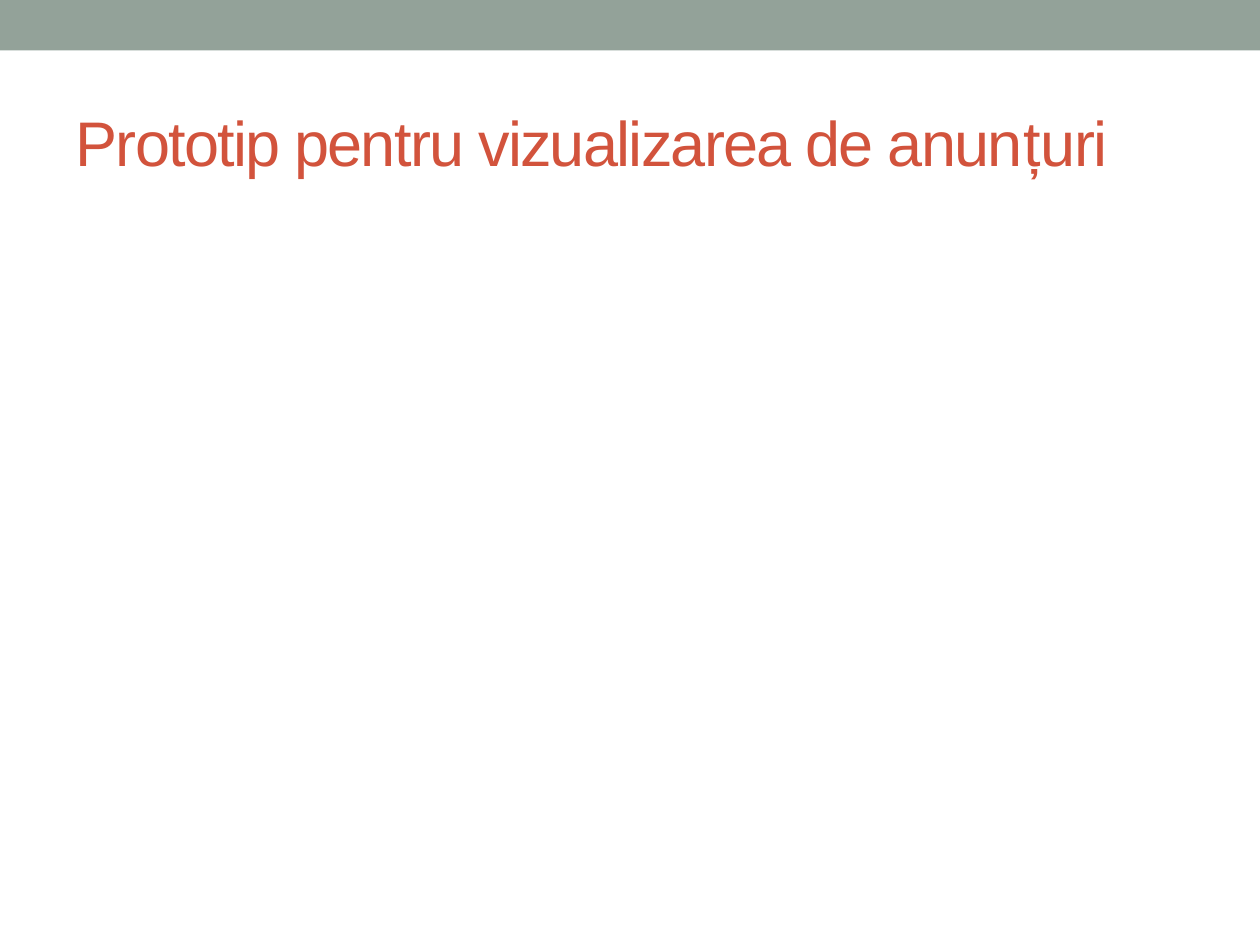
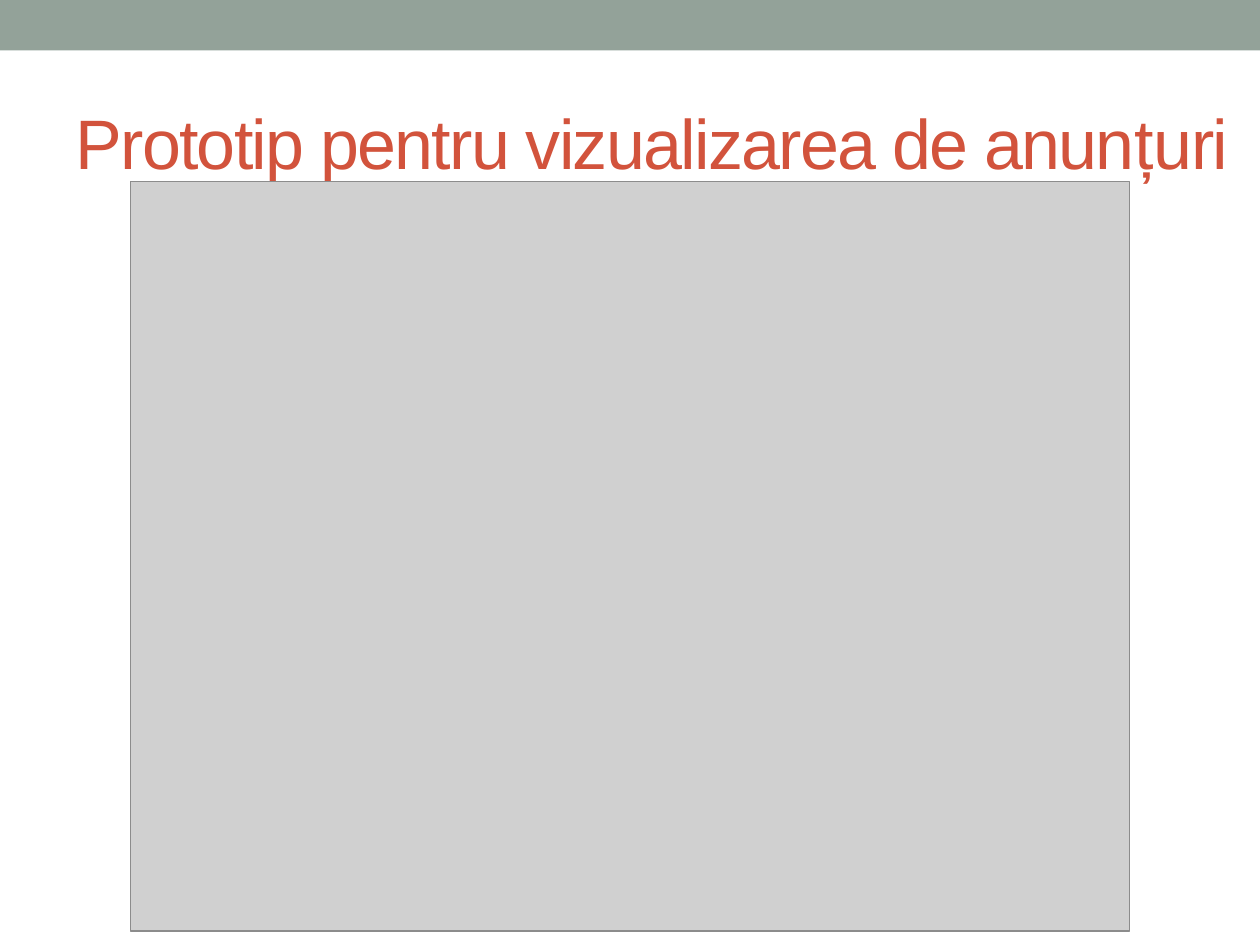
Before and after one commit to daiamarius/IoC-Proiect, a slide deck: slide 10 of Prezentare Imobiliare.pptx. Drawn at 1260x945 pixels with LibreOffice and Linux fonts; fonts in the diff are those of the drawing; grey boxes stand for pictures. Boxes give left, top, right and bottom in pixels: in the first picture for what was removed or moved away, otherwise in the second. Text is boxed around its words. In the diff, an @@ line names an element or a change of style, - is before the commit and + after.

```diff
--- a/Prezentare Imobiliare.pptx
+++ b/Prezentare Imobiliare.pptx
@@ title "Prototip pentru vizualizarea de anunțuri" at (76,118,1228,182): size 36 to 40 pt @@
@@ picture added at (131,181,1130,931) @@
```
Also in this commit, not shown: 2 other slides changed, 5 other files.
